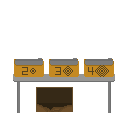
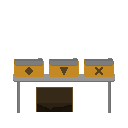
Layer changes from the first 128x128 image to the second:
added layer "Layer 11" above "Layer 7" over [25, 67, 103, 75]
painted on "Layer 7" over [22, 65, 109, 77]
